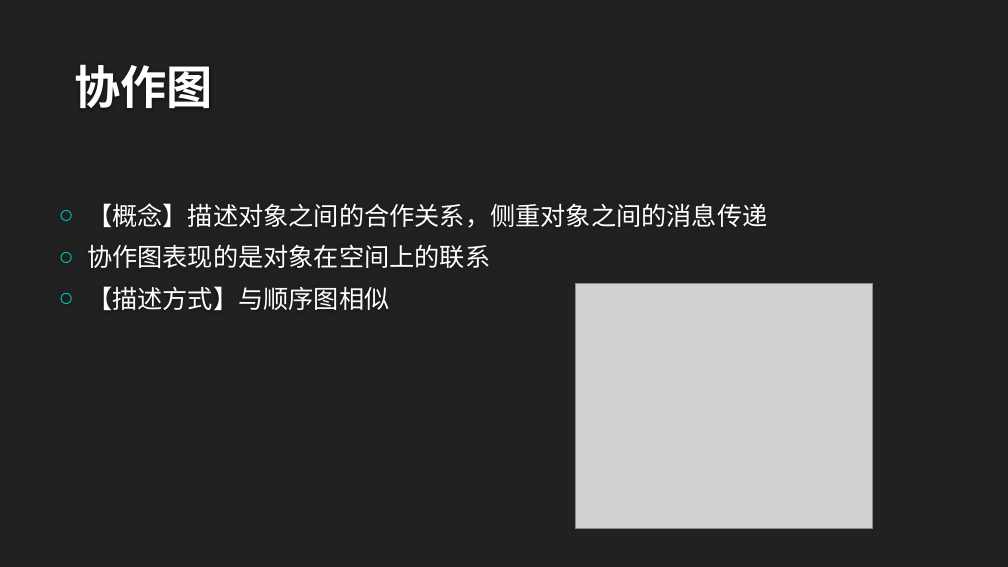
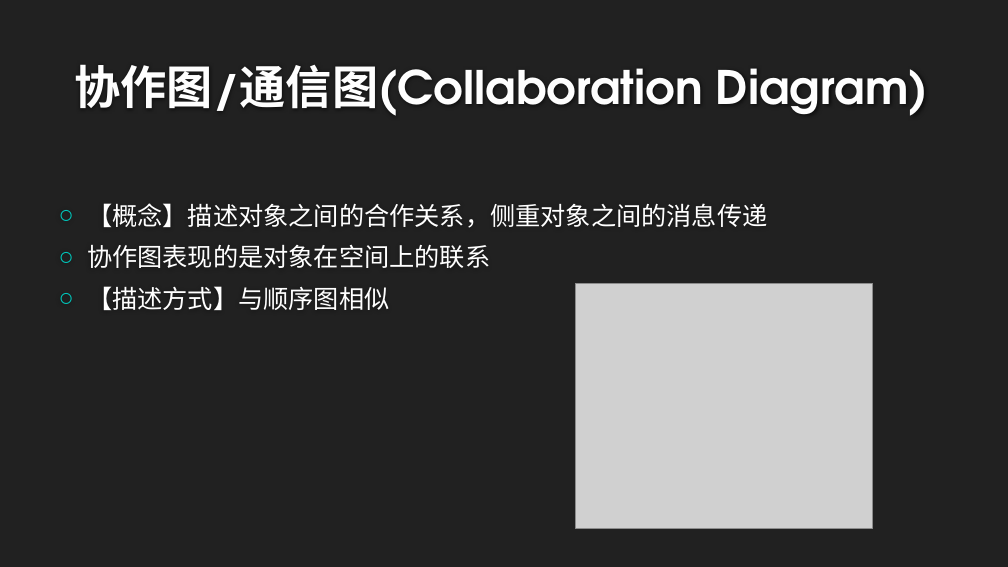
Before and after one commit to twn422/PRD2017, a slide deck: slide 18 of PRD-2017-G24/STW/非受控文件/翻转课堂作业/UML基础1/UML基础Ⅰ.pptx. Drawn at 1008x567 pixels with LibreOffice and Linux fonts; fonts in the diff are those of the drawing; grey boxes stand for pictures; background and template pictures are left out. Boxes give left, top, right and bottom in pixels: in the first picture for what was removed or moved away, otherwise in the second. Text is boxed around its words. In the diff, an @@ line names an element or a change of style, - is before the commit and + after.

```diff
--- a/PRD-2017-G24/STW/非受控文件/翻转课堂作业/UML基础1/UML基础Ⅰ.pptx
+++ b/PRD-2017-G24/STW/非受控文件/翻转课堂作业/UML基础1/UML基础Ⅰ.pptx
@@ title at (75, 64, 928, 116): text changed @@
-协作图
+协作图/通信图(Collaboration Diagram)
```
Also in this commit, not shown: 6 other slides changed.
